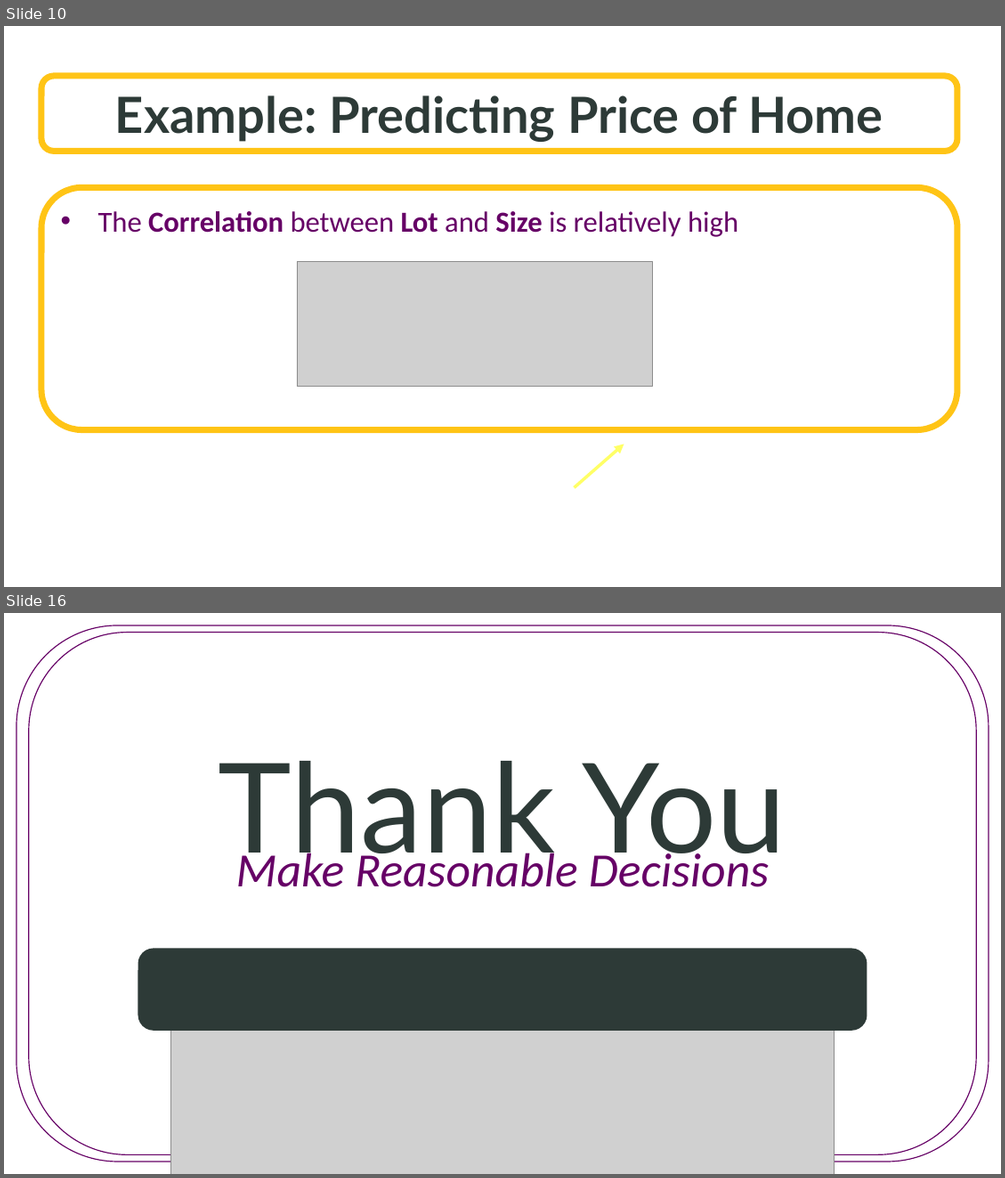
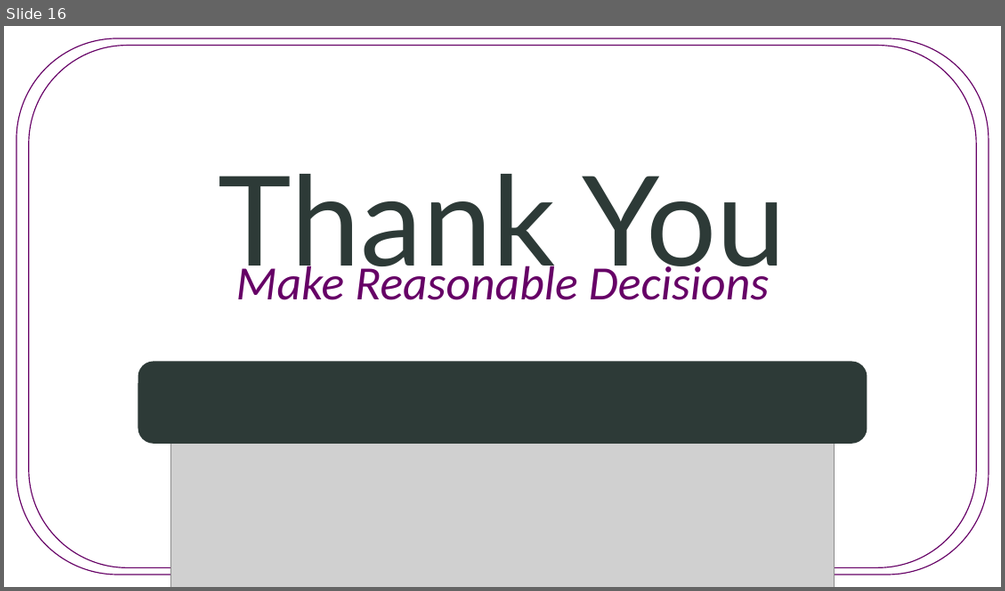
Before and after one commit to SuperMarioGiacomazzo/STOR455_WEBSITE, a slide deck: Lectures/16 - Techniques for Choosing Predictors.pptx. Shown one above the other, each under a label of ours: slides 10 and 16 before the commit, slide 16 after it; the slides between them are not shown. The pictures are 1005x1178 and 1005x591 pixels, drawn with LibreOffice and Linux fonts; fonts in the diff are those of the drawing; grey boxes stand for pictures; background and template pictures are left out. Boxes give left, top, right and bottom in pixels: in the first picture for what was removed or moved away, otherwise in the second. Text is boxed around its words. In the diff, an @@ line names an element or a change of style, - is before the commit and + after.

```diff
--- a/Lectures/16 - Techniques for Choosing Predictors.pptx
+++ b/Lectures/16 - Techniques for Choosing Predictors.pptx
@@ slide 10 removed at bbox=[4, 26, 1001, 587], background picture (left out) @@
@@ rounded rectangle removed at bbox=[41, 76, 957, 151] @@
-Example: Predicting Price of Home
@@ rounded rectangle removed at bbox=[41, 187, 957, 430] @@
-• The Correlation between Lot and Size is relatively high
@@ picture removed at bbox=[297, 262, 653, 386] @@
@@ arrow removed from (574, 487) to (624, 444) @@
```
Also in this commit, not shown: 8 slides added, 7 other slides removed, 10 other files.
